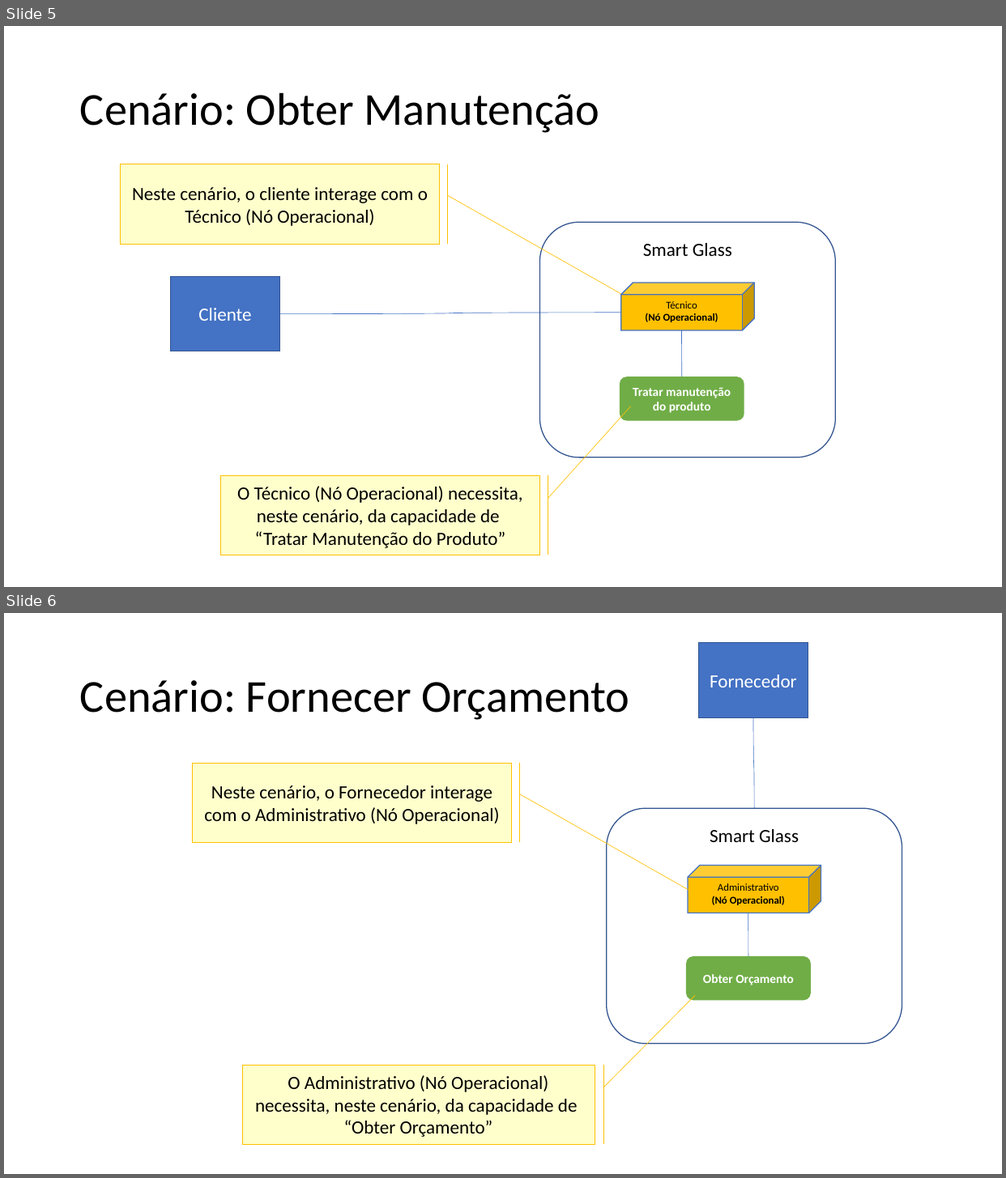
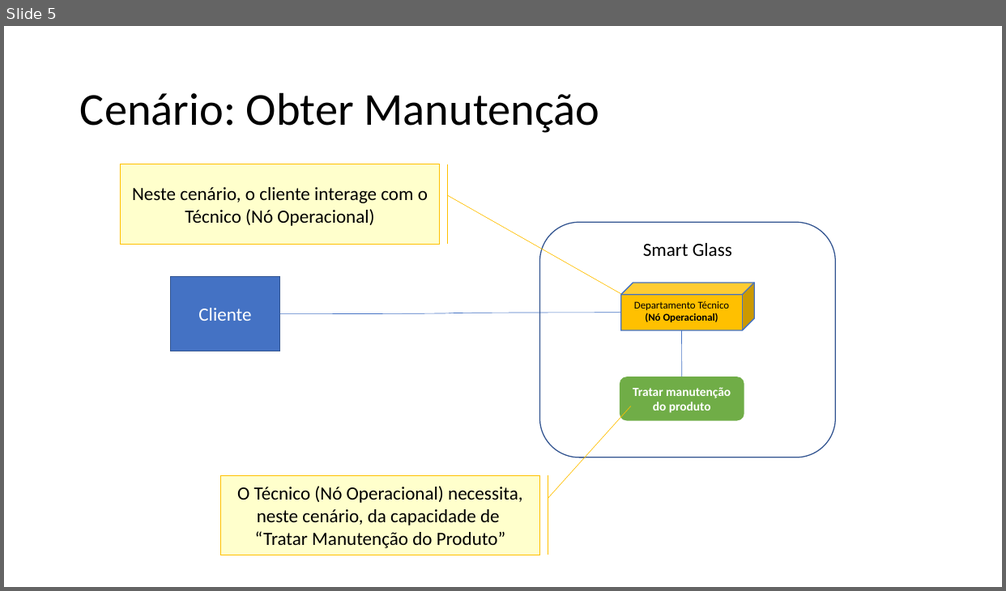
Before and after one commit to Geremias-ms/ENGENHARIADEREQUISITOS, a slide deck: 015 - ARQUITETURA DE NEGOCIO PARA CADA CENÁRIO.pptx. Shown one above the other, each under a label of ours: slides 5 and 6 before the commit, slide 5 after it. The pictures are 1006x1178 and 1006x591 pixels, drawn with LibreOffice and Linux fonts; fonts in the diff are those of the drawing. Boxes give left, top, right and bottom in pixels: in the first picture for what was removed or moved away, otherwise in the second. Text is boxed around its words. In the diff, an @@ line names an element or a change of style, - is before the commit and + after.

Commit message:
015 - ARQUITETURA DE NEGOCIO PARA CADA CENÁRIO

```diff
--- a/015 - ARQUITETURA DE NEGOCIO PARA CADA CENÁRIO.pptx
+++ b/015 - ARQUITETURA DE NEGOCIO PARA CADA CENÁRIO.pptx
@@ slide 6 removed at bbox=[4, 613, 1002, 1174], background #FFFFFF @@
@@ rectangle removed at bbox=[699, 643, 808, 717] @@
-Fornecedor
@@ title removed at bbox=[80, 680, 630, 720] @@
-Cenário: Fornecer Orçamento
@@ curved line removed from (753, 717) to (754, 808) @@
@@ accent border callout removed at bbox=[193, 764, 512, 843] @@
-Neste cenário, o Fornecedor interage com o Administrativo (Nó Operacional)
@@ rounded rectangle removed at bbox=[607, 808, 902, 1043] @@
-Smart Glass
@@ cube removed at bbox=[688, 865, 820, 914] @@
-Administrativo
-(Nó Operacional)
@@ line removed from (748, 914) to (749, 956) @@
@@ rounded rectangle removed at bbox=[686, 956, 811, 1001] @@
-Obter Orçamento
@@ accent border callout removed at bbox=[242, 1065, 594, 1144] @@
-O Administrativo (Nó Operacional) necessita, neste cenário, da capacidade de
-“Obter Orçamento”
@@ slide 5 changed as well @@
@@ text in cube at bbox=[634, 301, 730, 310]: text changed @@
-Técnico
+Departamento Técnico
```
Also in this commit, not shown: 4 other slides changed, 3 other slides removed.
